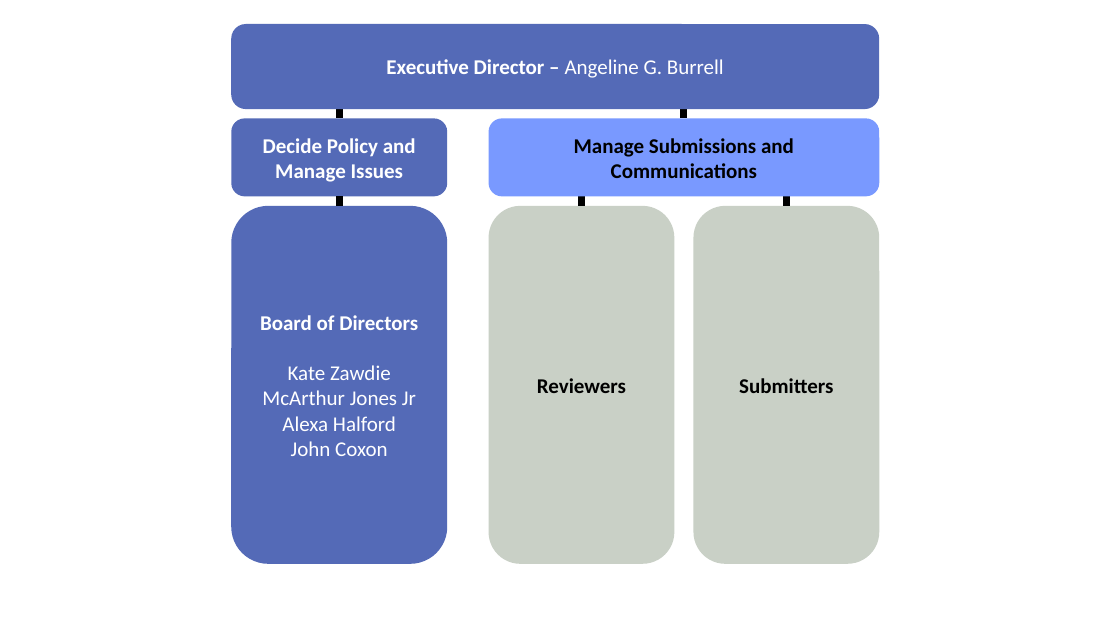
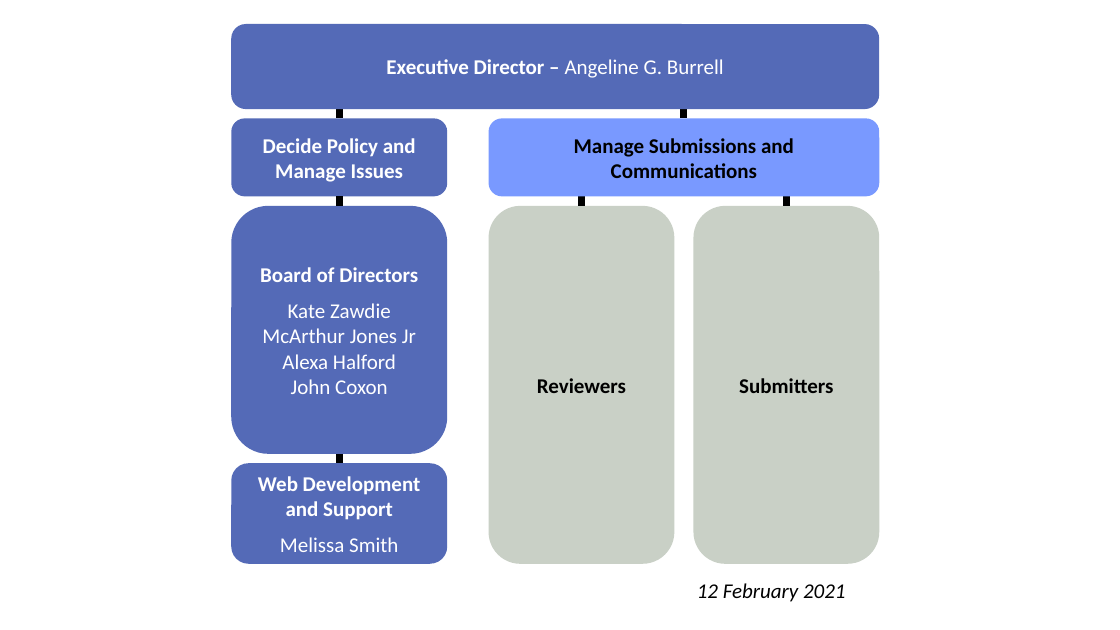
Before and after one commit to EquitableLettersSP/ELSP, a slide deck: slide 2 of Organization/ELSP_Org_Chart.pptx. Drawn at 1120x630 pixels with LibreOffice and Linux fonts; fonts in the diff are those of the drawing. Boxes give left, top, right and bottom in pixels: in the first picture for what was removed or moved away, otherwise in the second. Text is boxed around its words. In the diff, an @@ line names an element or a change of style, - is before the commit and + after.

Commit message:
ENH: updated org chart
Updated org chart by adding web support and a date to the names version.

```diff
--- a/Organization/ELSP_Org_Chart.pptx
+++ b/Organization/ELSP_Org_Chart.pptx
@@ rounded rectangle "Board of Directors": place and size @@
-rounded rectangle "Board of Directors" at [231,206,447,564]
+rounded rectangle "Board of Directors" at [231,206,447,454]
@@ rounded rectangle added at [231,464,447,565], fill #546AB7, 18 pt, text #FFFFFF, bold @@
+Web Development and Support
+Melissa Smith
@@ line added from (339, 454) to (339, 464), #000000 6 pt @@
@@ text added at [697,583,846,602], 18 pt, text #000000, italic @@
+12 February 2021
```
Also in this commit, not shown: 1 other slide changed, 2 other files.
